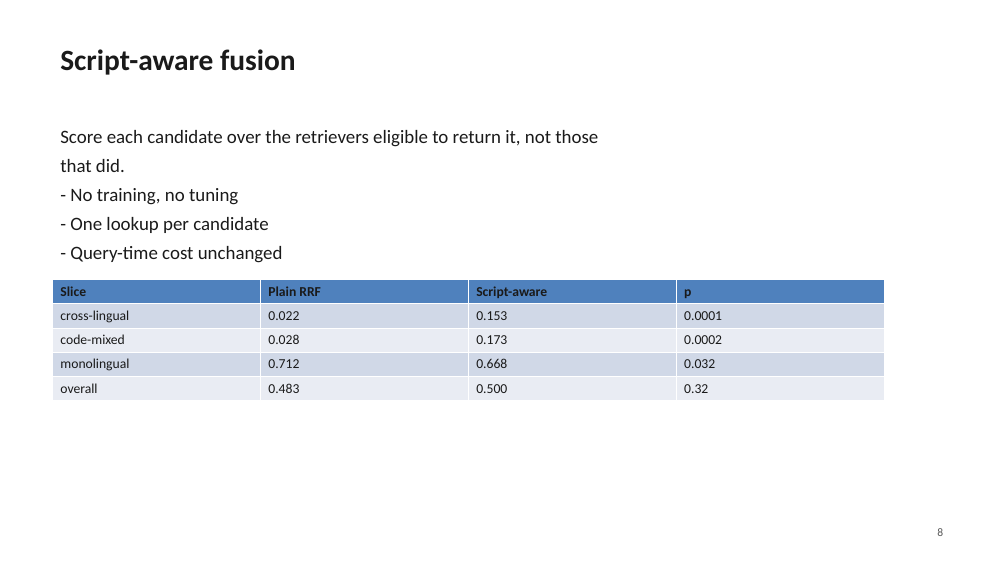
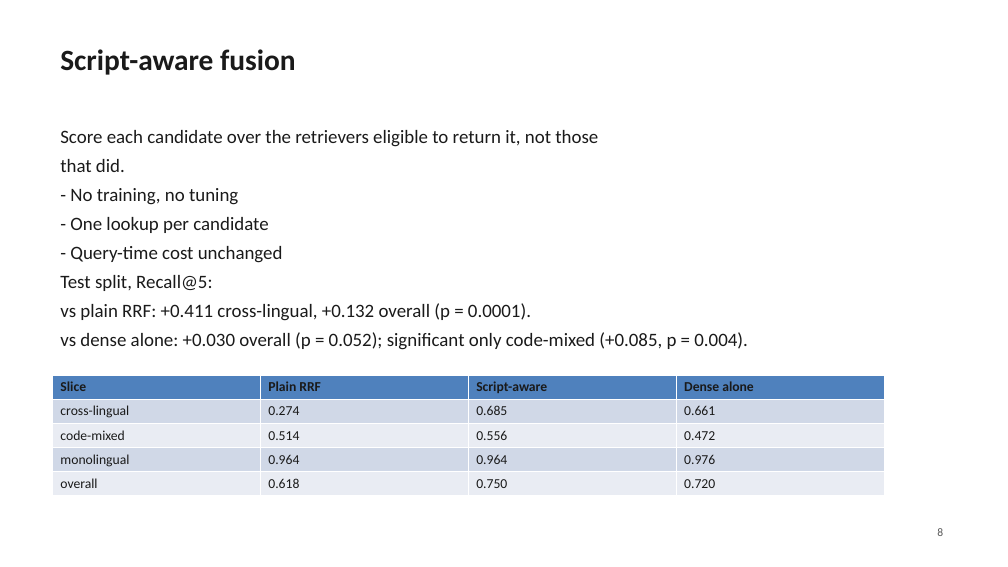
Before and after one commit to dhruvv1402/IndicRAG-QA, a slide deck: slide 8 of paper/IndicRAG-QA-slides.pptx. Drawn at 1008x567 pixels with LibreOffice and Linux fonts; fonts in the diff are those of the drawing. Boxes give left, top, right and bottom in pixels: in the first picture for what was removed or moved away, otherwise in the second. Text is boxed around its words. In the diff, an @@ line names an element or a change of style, - is before the commit and + after.

```diff
--- a/paper/IndicRAG-QA-slides.pptx
+++ b/paper/IndicRAG-QA-slides.pptx
@@ text at (60, 275, 747, 350): paragraphs added @@
+Test split, Recall@5:
+vs plain RRF: +0.411 cross-lingual, +0.132 overall (p = 0.0001).
+vs dense alone: +0.030 overall (p = 0.052); significant only code-mixed (+0.085, p = 0.004).
@@ table at (53, 375, 885, 496) @@
-row 1, column 4: p
+row 1, column 4: Dense alone
-row 2: cross-lingual | 0.022 | 0.153 | 0.0001
+row 2: cross-lingual | 0.274 | 0.685 | 0.661
-row 3: code-mixed | 0.028 | 0.173 | 0.0002
+row 3: code-mixed | 0.514 | 0.556 | 0.472
-row 4: monolingual | 0.712 | 0.668 | 0.032
+row 4: monolingual | 0.964 | 0.964 | 0.976
-row 5: overall | 0.483 | 0.500 | 0.32
+row 5: overall | 0.618 | 0.750 | 0.720
@@ table: place and size @@
-table at (53, 280, 885, 401)
+table at (53, 375, 885, 496)
```
Also in this commit, not shown: 8 other slides changed, 6 other files.
